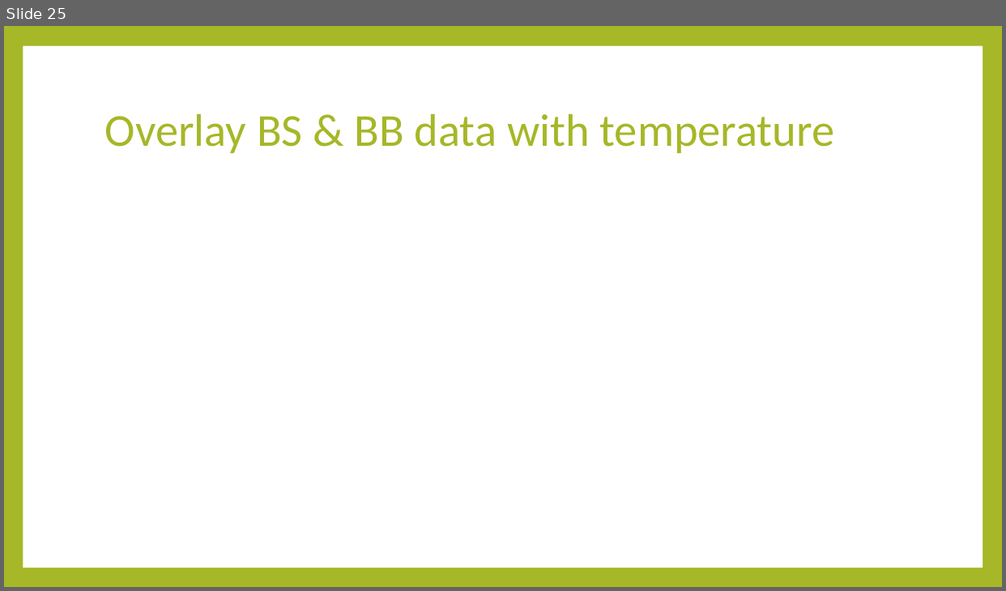
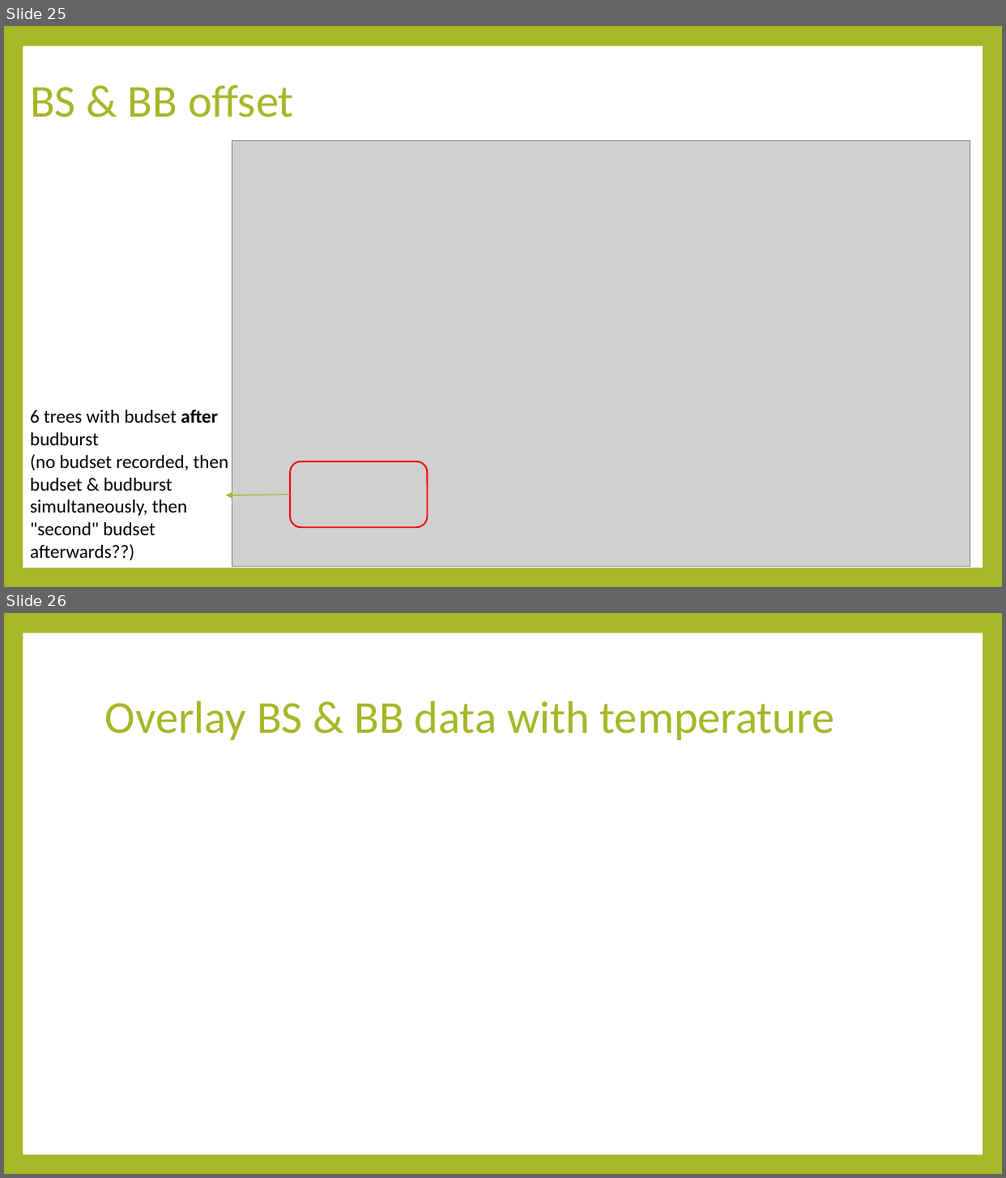
Before and after one commit to luisasenecio/RapidAdaptation, a slide deck: RapidAdaptation_DataExploration.pptx. Shown one above the other, each under a label of ours: slide 25 before the commit, slides 25 and 26 after it. The pictures are 1006x591 and 1006x1178 pixels, drawn with LibreOffice and Linux fonts; fonts in the diff are those of the drawing; grey boxes stand for pictures. Boxes give left, top, right and bottom in pixels: in the first picture for what was removed or moved away, otherwise in the second. Text is boxed around its words. In the diff, an @@ line names an element or a change of style, - is before the commit and + after.

```diff
--- a/RapidAdaptation_DataExploration.pptx
+++ b/RapidAdaptation_DataExploration.pptx
@@ slide 25 added at (4,26,1002,587), background #A6B727; not listed: 1 template element that a slide beside it also shows @@
@@ title added at (30,85,294,118), 44 pt, text #A6B727 @@
+BS & BB offset
@@ picture added at (232,140,970,567) @@
@@ text added at (30,410,228,561), 18 pt, text #000000 @@
+6 trees with budset after budburst
+(no budset recorded, then budset & budburst simultaneously, then "second" budset afterwards??)
@@ rounded rectangle added at (290,462,427,527), outline #FF0000 1.5 pt @@
@@ arrow added from (290, 495) to (226, 495), #A6B727 0.79 pt @@
@@ what was slide 25 is now slide 26 @@
```
Also in this commit, not shown: 1 slide changed, 2 other slides added, 2 slides removed, 8 other files.
